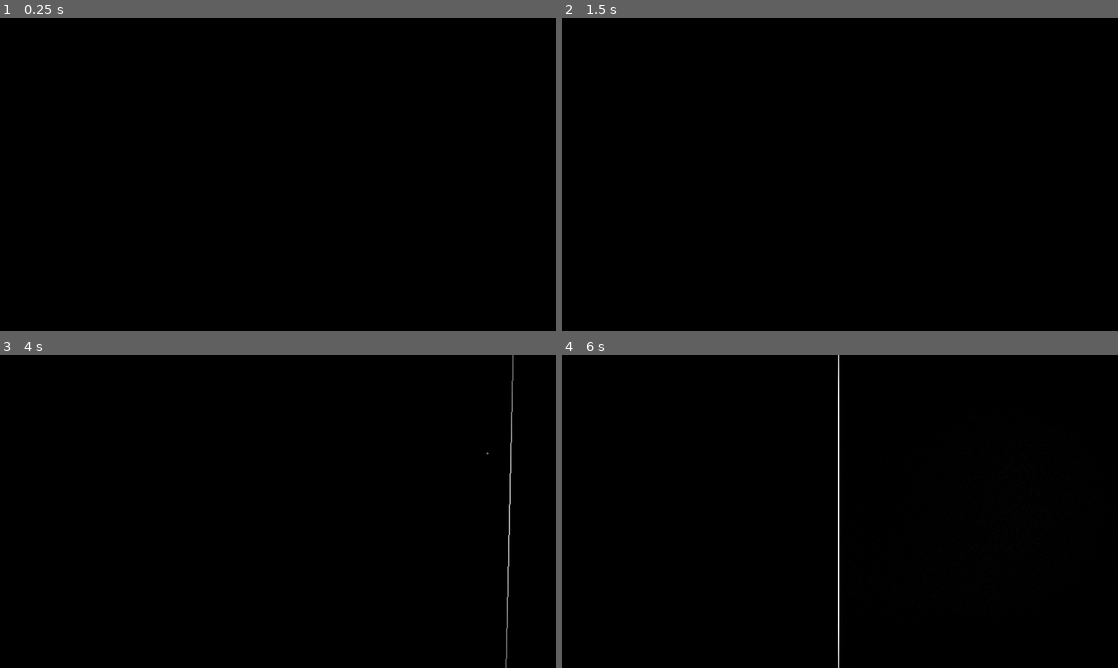
Above: before the commit, frames 1-4 (two rows, left to right).
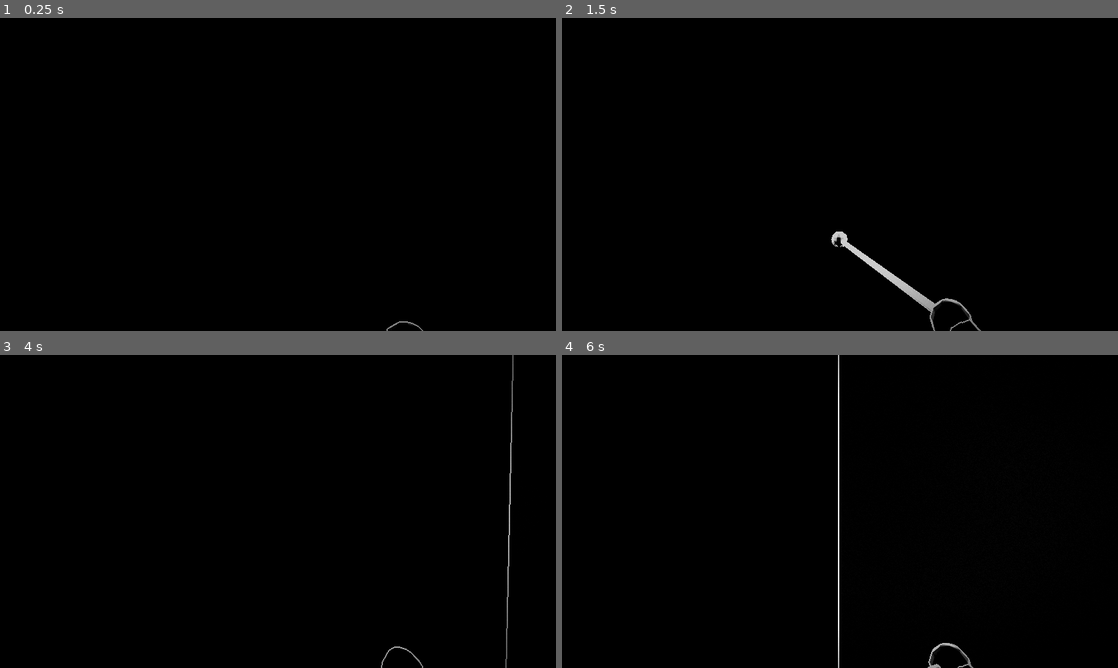
Above: after the commit, the same moments.

Repository: cleveralbatraoz/unseeing
Game: Godot game, scene res://scenes/main.tscn
Same seed, same stepped clock (60 frames per second), same inputs: the game is played once before the commit and once after it.
Inputs (mouse positions are in pixels of both pictures, inside the frame that each line leads up to):
- Up to frame 1 (0.25 s): no input
- Up to frame 2 (1.5 s): tap Enter at 0.5 s; move the mouse to (867, 174) at 0.52 s; hold W (move_forward) from 0.53 s (still down); click (867, 174) at 0.6 s; move the mouse to (812, 174) at 1.27 s; click (812, 174) at 1.35 s
- Up to frame 3 (4 s): keep holding W (move_forward); tap Space at 2, 3.5 s; move the mouse to (289, 505) at 2.02 s; click (289, 505) at 2.1 s; tap Enter at 2.75 s; move the mouse to (272, 517) at 2.77 s; click (272, 517) at 2.85 s; move the mouse to (316, 514) at 3.52 s; click (316, 514) at 3.6 s
- Up to frame 4 (6 s): move the mouse to (795, 508) at 4.27 s; click (795, 508) at 4.35 s; tap Enter at 5 s; move the mouse to (845, 511) at 5.02 s; click (845, 511) at 5.1 s; tap Space at 5.75 s; move the mouse to (817, 505) at 5.77 s; release W (move_forward) at 5.78 s; hold D (move_right) from 5.78 s (still down); click (817, 505) at 5.85 s

The runs differ from the first frame. In frame 1, less than 0.1% of the frame differs, in the area x 69-77%, y 96-100%; in frame 2, 0.7%, in the area x 48-76%, y 68-100%; in frame 3, less than 0.1%; in frame 4, 0.1%.

Commit message:
Port the hero body: cane viewmodel, legs, torso, shoe footsteps
hero_body.gd rebuilds the body as ImmediateMesh geometry every frame,
rendered through the data pass like everything else: the cane and arm
carry a standing reveal (camera-anchored viewmodel with figure-eight
walk bob, look-sway lag, head bob, and a strike that reaches the tip
out to the actual tap target), while legs and torso appear only when a
wave sweeps them. Footsteps now ripple from the animated shoe that
landed. Air swishes animate the cane too, still emitting nothing.

Diff:
--- /dev/null
+++ b/game/scripts/hero_body.gd
@@ -0,0 +1,202 @@
+extends Node3D
+## The hero's visible body — cane, arm, legs, torso — ported from the web
+## reference. Everything renders through the data pass, so the body is
+## OUTLINE-ONLY like the world:
+##   - the cane and the arm holding it carry a standing reveal (u_base):
+##     the hero always knows their own grip;
+##   - legs and torso are revealed ONLY while a wave sweeps them — each
+##     footstep ripple makes your own feet blink into outline.
+## The arm is a classical first-person viewmodel: anchored in CAMERA space
+## with a figure-eight walk bob, look-sway lag, and a strike kick that
+## reaches the cane tip out to the actual tap target and eases back.
+## The cane is BODY-anchored in yaw, so it doubles as a pitch indicator.
+
+const EYE := 1.6
+
+var player: CharacterBody3D
+var camera: Camera3D
+var pulses
+var cane_mat: ShaderMaterial
+var body_mat: ShaderMaterial
+
+var _cane_mesh := ImmediateMesh.new()
+var _body_mesh := ImmediateMesh.new()
+var _cam_base_y := 0.0
+
+# animation state — constants ported verbatim from the web reference
+var _walk_amp := 0.0
+var _leg_phase := 0.0
+var _swing_phase := 0.0
+var _cane_swing := 0.15
+var _sway_x := 0.0
+var _sway_y := 0.0
+var _last_yaw := 0.0
+var _last_pitch := 0.0
+var _step_t := 0.0
+var _step_side := 1
+var _shoe := [Vector3.ZERO, Vector3.ZERO]
+
+func _ready() -> void:
+	for pair: Array in [[_cane_mesh, cane_mat], [_body_mesh, body_mat]]:
+		var mi := MeshInstance3D.new()
+		mi.mesh = pair[0]
+		mi.material_override = pair[1]
+		mi.extra_cull_margin = 16384.0
+		add_child(mi)
+	_cam_base_y = camera.position.y
+	_last_yaw = player.rotation.y
+	_last_pitch = camera.rotation.x
+
+## Called by main every frame after movement has settled.
+func update(now: float, dt: float) -> void:
+	var vel := Vector2(player.velocity.x, player.velocity.z)
+	var moving := vel.length() > 0.1
+	_walk_amp += ((1.0 if moving else 0.0) - _walk_amp) * minf(dt * 6.0, 1.0)
+	if moving:
+		_swing_phase += dt * 7.4
+		_leg_phase += dt * 7.4
+	var swing_target := (0.26 * sin(_swing_phase)) if moving else 0.12
+	_cane_swing += (swing_target - _cane_swing) * minf(dt * 10.0, 1.0)
+
+	# strike envelope: quick visible reach-out to the tap target, ease back
+	var st_age: float = now - player.last_tap
+	var thrust: float = (maxf(st_age, 0.0) / 0.07) if st_age < 0.07 else exp(-(st_age - 0.07) / 0.28)
+
+	# look-sway: the viewmodel lags a touch behind mouse movement
+	var inv_dt := 1.0 / maxf(dt, 0.001)
+	var yaw := player.rotation.y
+	var pitch := camera.rotation.x
+	_sway_x += (clampf((yaw - _last_yaw) * inv_dt * 0.02, -0.07, 0.07) - _sway_x) * minf(dt * 9.0, 1.0)
+	_sway_y += (clampf((pitch - _last_pitch) * inv_dt * 0.015, -0.06, 0.06) - _sway_y) * minf(dt * 9.0, 1.0)
+	_last_yaw = yaw
+	_last_pitch = pitch
+
+	# classic head-bob while walking
+	camera.position.y = _cam_base_y + 0.028 * sin(_leg_phase * 2.0) * _walk_amp
+
+	_build_cane(thrust)
+	_build_body()
+	_footsteps(now, dt, moving)
+
+func _build_cane(thrust: float) -> void:
+	var cb := camera.global_transform.basis
+	var eye := camera.global_position
+	var bx := 0.016 * sin(_leg_phase) * _walk_amp + _sway_x
+	var by := 0.012 * sin(_leg_phase * 2.0) * _walk_amp + _sway_y
+	var v2w := func(x: float, y: float, z: float) -> Vector3:
+		return eye + cb.x * x + cb.y * y - cb.z * z
+	var hand: Vector3 = v2w.call(0.30 + bx, -0.40 + by - 0.03 * thrust, 0.55 + 0.16 * thrust)
+	var elbow: Vector3 = v2w.call(0.48 + bx * 0.5, -0.64 + by * 0.5, 0.26)
+
+	# rest tip: on the ground ahead (body yaw + sweep), never through a wall
+	var fw := -player.global_transform.basis.z
+	var dir := Vector3(fw.x, 0, fw.z).normalized().rotated(Vector3.UP, _cane_swing * (1.0 - thrust))
+	var from := player.global_position
+	var query := PhysicsRayQueryParameters3D.create(
+		Vector3(from.x, EYE, from.z), Vector3(from.x, EYE, from.z) + dir * 3.4)
+	var hit := player.get_world_3d().direct_space_state.intersect_ray(query)
+	var wall_d := 3.4
+	if hit:
+		wall_d = (hit.position - Vector3(from.x, EYE, from.z)).length()
+	var reach := minf(1.7, wall_d - 0.06)
+	var moving := _walk_amp > 0.5
+	var lift := maxf(0.0, 1.0 - absf(_cane_swing) / 0.26) if moving else 0.3
+	var rest_tip := Vector3(from.x + dir.x * reach, 0.03 + 0.14 * lift * (1.0 - thrust), from.z + dir.z * reach)
+	var target: Vector3 = player.tap_target
+	var tip := rest_tip.lerp(target, clampf(thrust, 0.0, 1.0))
+
+	_cane_mesh.clear_surfaces()
+	_cane_mesh.surface_begin(Mesh.PRIMITIVE_TRIANGLES)
+	_tube(_cane_mesh, elbow, hand, 0.055, 0.045)
+	_sphere(_cane_mesh, hand, 0.055)
+	_tube(_cane_mesh, hand, tip, 0.013, 0.010)
+	_sphere(_cane_mesh, tip, 0.040)
+	_cane_mesh.surface_end()
+
+func _build_body() -> void:
+	var p := player.global_position
+	var fw := -player.global_transform.basis.z
+	fw = Vector3(fw.x, 0, fw.z).normalized()
+	var rv := player.global_transform.basis.x
+	rv = Vector3(rv.x, 0, rv.z).normalized()
+
+	_body_mesh.clear_surfaces()
+	_body_mesh.surface_begin(Mesh.PRIMITIVE_TRIANGLES)
+	# small slim torso ending in a pelvis the legs grow out of
+	var tc := Vector3(p.x, 0, p.z) - fw * 0.20
+	_tube(_body_mesh, Vector3(tc.x, 0.90, tc.z), Vector3(tc.x, 1.28, tc.z), 0.11, 0.10)
+	_sphere(_body_mesh, Vector3(tc.x, 1.28, tc.z), 0.10)
+	_sphere(_body_mesh, Vector3(tc.x, 0.90, tc.z), 0.13)
+	# full legs: thigh, knee, shin, round shoe — phase-mirrored walk cycle
+	for s: int in [-1, 1]:
+		var ph := _leg_phase + (PI if s < 0 else 0.0)
+		var thigh_a := 0.5 * sin(ph) * _walk_amp
+		var knee_a := maxf(0.0, 0.95 * sin(ph - 0.9)) * _walk_amp
+		var shin_a := thigh_a - knee_a
+		var hip := Vector3(p.x, 0.90, p.z) + rv * 0.07 * s - fw * 0.20
+		var knee := hip + fw * sin(thigh_a) * 0.45
+		knee.y = hip.y - cos(thigh_a) * 0.45
+		var ankle := knee + fw * sin(shin_a) * 0.45
+		ankle.y = maxf(0.07, knee.y - cos(shin_a) * 0.45)
+		var shoe := ankle + fw * 0.08
+		shoe.y = maxf(0.065, ankle.y - 0.02)
+		_shoe[0 if s < 0 else 1] = shoe
+		_tube(_body_mesh, hip, knee, 0.06, 0.05)
+		_sphere(_body_mesh, knee, 0.055)
+		_tube(_body_mesh, knee, ankle, 0.05, 0.04)
+		_sphere(_body_mesh, shoe, 0.08)
+	_body_mesh.surface_end()
+
+## Each footfall: a small wave rippling out around that very shoe.
+func _footsteps(now: float, dt: float, moving: bool) -> void:
+	if not moving:
+		_step_t = 0.1
+		return
+	_step_t -= dt
+	if _step_t > 0.0:
+		return
+	var shoe: Vector3 = _shoe[0 if _step_side < 0 else 1]
+	pulses.emit(2, Vector3(shoe.x, 0.04, shoe.z), 1.6, 4.0, 0.8, now)
+	_step_side = -_step_side
+	_step_t = 0.42
+
+# --- smooth cartoon geometry: per-vertex normals mean the edge detector
+# --- draws only one clean silhouette per shape, never facet lines
+func _sphere(mesh: ImmediateMesh, c: Vector3, r: float) -> void:
+	const LA := 6
+	const LO := 12
+	for i: int in LA:
+		var t0 := (float(i) / LA) * PI
+		var t1 := (float(i + 1) / LA) * PI
+		for j: int in LO:
+			var p0 := (float(j) / LO) * TAU
+			var p1 := (float(j + 1) / LO) * TAU
+			var n00 := Vector3(sin(t0) * cos(p0), cos(t0), sin(t0) * sin(p0))
+			var n01 := Vector3(sin(t0) * cos(p1), cos(t0), sin(t0) * sin(p1))
+			var n10 := Vector3(sin(t1) * cos(p0), cos(t1), sin(t1) * sin(p0))
+			var n11 := Vector3(sin(t1) * cos(p1), cos(t1), sin(t1) * sin(p1))
+			for pair: Array in [[n00, n10, n11], [n00, n11, n01]]:
+				for n: Vector3 in pair:
+					mesh.surface_set_normal(n)
+					mesh.surface_add_vertex(c + n * r)
+
+func _tube(mesh: ImmediateMesh, a: Vector3, b: Vector3, r1: float, r2: float) -> void:
+	const SEG := 10
+	var axis := (b - a)
+	var al := axis.length()
+	axis = axis / al if al > 0.0001 else Vector3.UP
+	var ref := Vector3(1, 0, 0) if absf(axis.y) > 0.9 else Vector3(0, 1, 0)
+	var u := axis.cross(ref).normalized()
+	var v := axis.cross(u)
+	for k: int in SEG:
+		var a0 := (float(k) / SEG) * TAU
+		var a1 := (float(k + 1) / SEG) * TAU
+		var d0 := u * cos(a0) + v * sin(a0)
+		var d1 := u * cos(a1) + v * sin(a1)
+		var p00 := a + d0 * r1
+		var p01 := a + d1 * r1
+		var p10 := b + d0 * r2
+		var p11 := b + d1 * r2
+		for pv: Array in [[p00, d0], [p10, d0], [p11, d1], [p00, d0], [p11, d1], [p01, d1]]:
+			mesh.surface_set_normal(pv[1])
+			mesh.surface_add_vertex(pv[0])
--- a/game/scripts/main.gd
+++ b/game/scripts/main.gd
@@ -18,11 +18,15 @@
 const MapBuilder := preload("res://scripts/map_builder.gd")
 const Pulses := preload("res://scripts/pulses.gd")
 const PlayerBody := preload("res://scripts/player.gd")
+const HeroBody := preload("res://scripts/hero_body.gd")
 
 var pulses: Pulses
 var data_mat := ShaderMaterial.new()
+var cane_mat := ShaderMaterial.new()   # standing reveal: the hero knows their grip
+var body_mat := ShaderMaterial.new()   # legs/torso: revealed only by waves
 var post_mat := ShaderMaterial.new()
 var player: CharacterBody3D
+var hero: HeroBody
 
 ## The game clock: simulated seconds accumulated from frame deltas — NOT wall
 ## time, so offline rendering (movie maker) and time scaling stay correct.
@@ -38,11 +42,21 @@
 	_setup_input()
 	data_mat.shader = DATA_SHADER
 	post_mat.shader = POST_SHADER
+	for m: ShaderMaterial in [cane_mat, body_mat]:
+		m.shader = DATA_SHADER
+	cane_mat.set_shader_parameter("u_base", 0.85)
 	pulses = Pulses.new()
 	MapBuilder.build_world(self, data_mat)
 	player = PlayerBody.new()
 	player.pulses = pulses
 	add_child(player)
+	hero = HeroBody.new()
+	hero.player = player
+	hero.camera = player.camera
+	hero.pulses = pulses
+	hero.cane_mat = cane_mat
+	hero.body_mat = body_mat
+	add_child(hero)
 	_setup_post_quad(player.camera)
 
 func _process(dt: float) -> void:
@@ -55,12 +69,13 @@
 		_next_drop = 8.0 + randf() * 10.0
 	if now < _drop_until:
 		_flick *= 0.55
-	for m: ShaderMaterial in [data_mat, post_mat]:
+	for m: ShaderMaterial in [data_mat, cane_mat, body_mat, post_mat]:
 		m.set_shader_parameter("u_time", now)
 		m.set_shader_parameter("u_flick", _flick)
 	post_mat.set_shader_parameter("u_breath", 1.0 + sin(now * 0.5) * 0.045)
 	post_mat.set_shader_parameter("u_grain_t", fmod(now, 1.0) * 61.7)
-	pulses.apply(now, [data_mat, post_mat])
+	pulses.apply(now, [data_mat, cane_mat, body_mat, post_mat])
+	hero.update(now, dt)
 	_demo_tap(now)
 
 # Dev-only: fires one wall tap shortly after boot so input-less runs can
--- a/game/scripts/player.gd
+++ b/game/scripts/player.gd
@@ -18,9 +18,8 @@
 
 var pulses            # injected by main.gd
 var camera: Camera3D
-var _step_t := 0.0
-var _step_side := 1.0
-var _last_tap := -10.0
+var last_tap := -10.0          # drives the cane strike animation
+var tap_target := Vector3.ZERO # where the last tap landed (wall/floor/air)
 
 func _init() -> void:
 	position = Vector3(3, 0.9, 4)
@@ -60,30 +59,13 @@
 	velocity.z = dir3.z * SPEED
 	velocity.y = 0.0   # flat map: no gravity, no jumping — walking is the verb
 	move_and_slide()
-	_footsteps(dt, input != Vector2.ZERO)
-
-## Each footfall: a small wave rippling out around that shoe.
-## (Body/viewmodel geometry is the next porting stage; until then the wave
-## originates beside the hero's feet, alternating left/right.)
-func _footsteps(dt: float, moving: bool) -> void:
-	if not moving:
-		_step_t = 0.1
-		return
-	_step_t -= dt
-	if _step_t > 0.0:
-		return
-	var now: float = get_parent().now   # the one simulated game clock lives in main
-	var right := transform.basis.x
-	var foot := global_position + right * 0.12 * _step_side
-	pulses.emit(2, Vector3(foot.x, 0.04, foot.z), 1.6, 4.0, 0.8, now)
-	_step_side = -_step_side
-	_step_t = 0.42
+	# footsteps live in hero_body.gd: they ripple from the animated shoes
 
 func _cane_tap() -> void:
 	var now: float = get_parent().now   # the one simulated game clock lives in main
-	if now - _last_tap < TAP_COOLDOWN:
+	if now - last_tap < TAP_COOLDOWN:
 		return
-	_last_tap = now
+	last_tap = now
 	var pitch := camera.rotation.x
 	var aim := -camera.global_transform.basis.z
 	var flat := Vector3(aim.x, 0, aim.z).normalized()
@@ -93,9 +75,15 @@
 	if hit:
 		var d: float = (hit.position - from).length()
 		var hy := clampf(EYE + tan(pitch) * d, 0.12, 1.5)
-		pulses.emit(0, Vector3(hit.position.x, hy, hit.position.z), 6.0, 5.5, 1.0, now)
+		tap_target = Vector3(hit.position.x, hy, hit.position.z)
+		pulses.emit(0, tap_target, 6.0, 5.5, 1.0, now)
 	elif pitch <= -0.12:
 		var df := minf(1.6, EYE / tan(-pitch))
 		var p := from + flat * df
-		pulses.emit(0, Vector3(p.x, 0.02, p.z), 5.0, 5.5, 0.85, now)
-	# else: air swish — silence; air reflects nothing
+		tap_target = Vector3(p.x, 0.02, p.z)
+		pulses.emit(0, tap_target, 5.0, 5.5, 0.85, now)
+	else:
+		# air swish: the cane still reaches out, but air reflects nothing
+		var hy := clampf(EYE + tan(pitch) * 1.5, 0.3, 1.7)
+		var p := from + flat * 1.5
+		tap_target = Vector3(p.x, hy, p.z)
Not shown, changed: game/README.md
